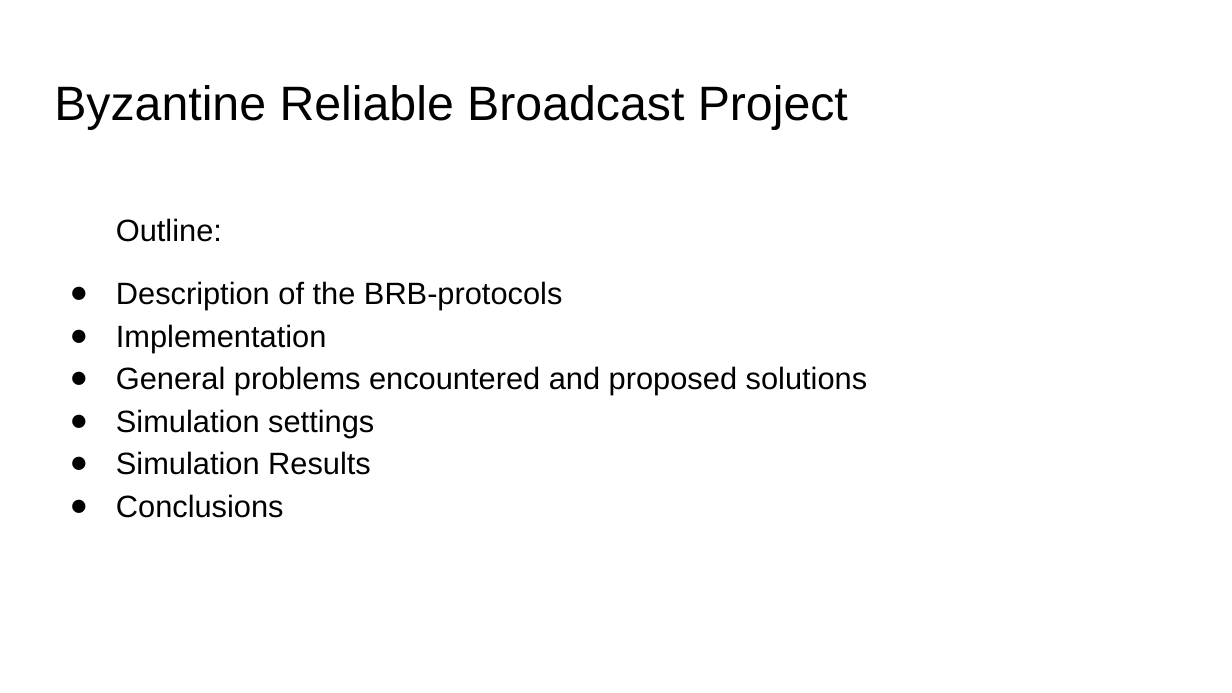
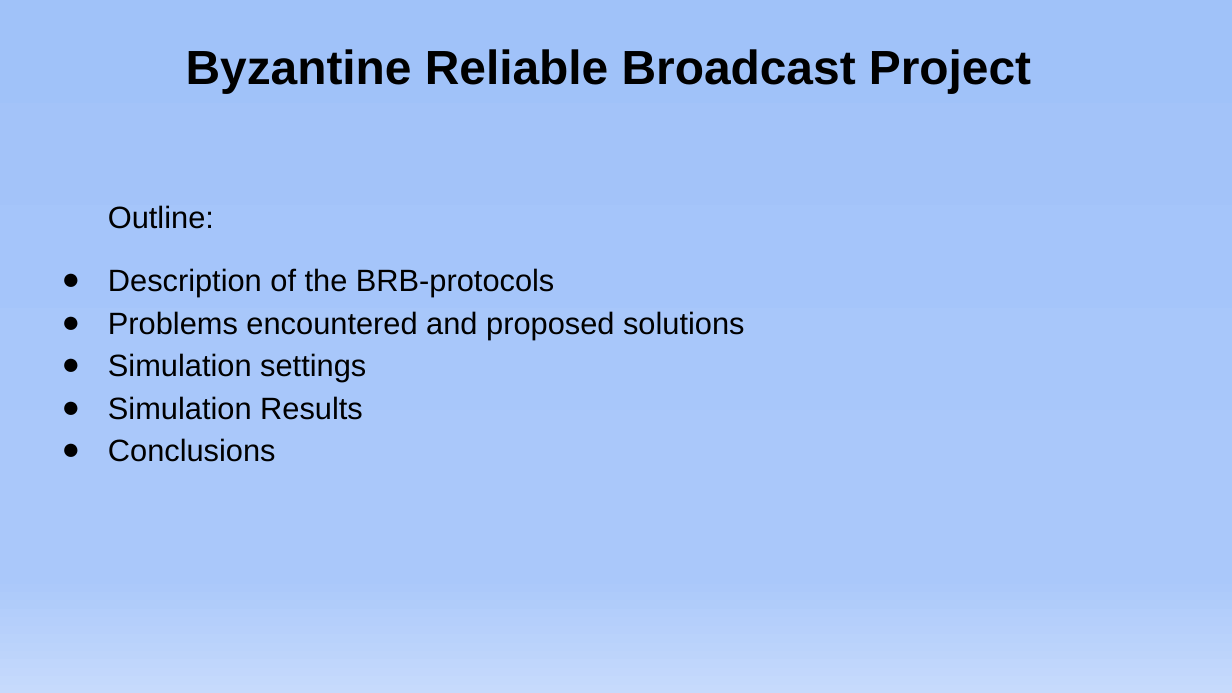
Before and after one commit to GabrieleLerani/Distributed-System-Broadcast-primitive-with-Byzantine-process, a slide deck: slide 1 of DOC/DDS_Presentation.pptx. Drawn at 1232x693 pixels with LibreOffice and Linux fonts; fonts in the diff are those of the drawing. Boxes give left, top, right and bottom in pixels: in the first picture for what was removed or moved away, otherwise in the second. Text is boxed around its words. In the diff, an @@ line names an element or a change of style, - is before the commit and + after.

```diff
--- a/DOC/DDS_Presentation.pptx
+++ b/DOC/DDS_Presentation.pptx
@@ background #FFFFFF to gradient #A1C2F9 to #AAC8FA to #C6DAFC @@
@@ title "Byzantine Reliable Broadcast Project": place and size @@
-title "Byzantine Reliable Broadcast Project" at <box>54,85,848,130</box>
+title "Byzantine Reliable Broadcast Project" at <box>186,49,1031,93</box>
@@ title "Byzantine Reliable Broadcast Project" at <box>186,49,1031,93</box>: size 28.2 to 28 pt, bold on @@
@@ text "Outline:": place and size @@
-text "Outline:" at <box>116,218,868,518</box>
+text "Outline:" at <box>108,205,745,462</box>
@@ text at <box>108,311,745,339</box>: text changed @@
-● Implementation
-● General problems encountered and proposed solutions
+● Problems encountered and proposed solutions
```
Also in this commit, not shown: 12 other slides changed, 1 slide added, 2 slides removed.
